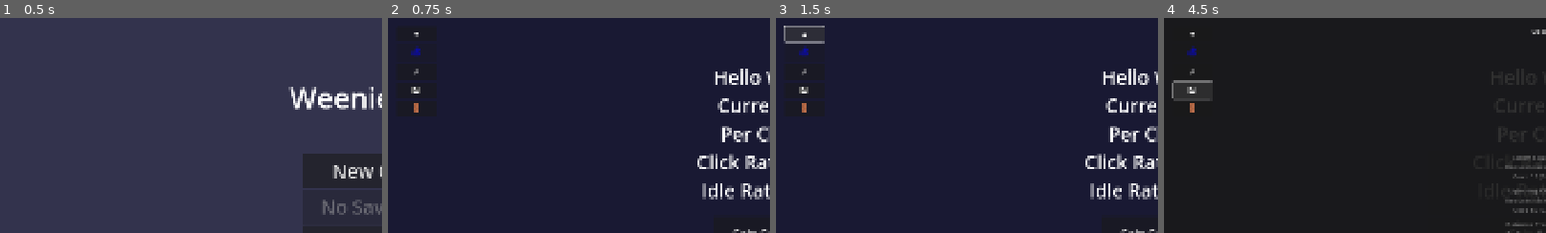
Above: before the commit, frames 1-4 (left to right).
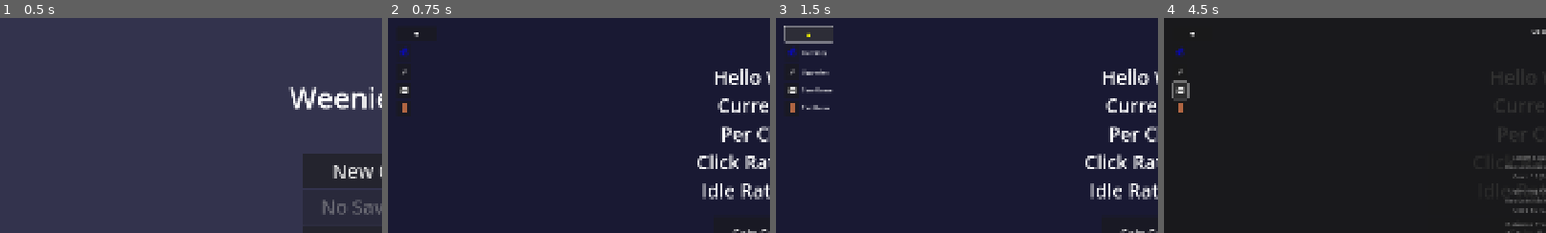
Above: after the commit, the same moments.

Repository: aaronleebrooks/weenieworld
Game: Godot game, scene res://scenes/main_menu/MainMenu.tscn
The game is run twice, just before and just after one commit, with the same random seed, the same clock (stepped at 60 frames per second) and the same inputs.
Inputs:
- Up to frame 1 (0.5 s): no input
- Up to frame 2 (0.75 s): click "New Game" at 0.5 s
- Up to frame 3 (1.5 s): click "▼" at 1.25 s
- Up to frame 4 (4.5 s): click "▲" at 2 s; click "Gain Currency" at 2.75 s; click "⚡" at 3.5 s; click "💾" at 4.25 s
The pictures show only the part of the screen within x 0-50%, y 0-50%; the shares and areas given below are measured in that part.

Frame 1 is identical in both runs. In frame 2, 0.5% of the frame differs, in the area x 3-9%, y 6-44%; in frame 3, 1.0%, in the area x 3-15%, y 3-44%; in frame 4, 0.7%.

Commit message:
Improve tooltip system with instant display and smart state management
- Add instant tooltip display with zero delay on hover
- Implement smart tooltip management: disabled when labels are visible
- Add HBoxContainer layout to position labels next to icons
- Fix icon visibility issues in container structure
- Add comprehensive debug logging for tooltip states
- Ensure clean interface: either tooltips OR labels, never both
- Add proper responsive sizing for icon-label containers
- Improve user experience with immediate feedback on hover

Diff:
--- a/scenes/game/Game.gd
+++ b/scenes/game/Game.gd
@@ -19,6 +19,8 @@
 # Tooltip management
 var tooltips_always_visible: bool = false
 var tooltip_toggle_button: Button
+var icon_labels: Dictionary = {}  # Store label nodes for each icon
+var icon_containers: Dictionary = {}  # Store container references
 
 func _ready():
 	print("Game: _ready() called")
@@ -64,11 +66,17 @@
 	tooltip_toggle_button.custom_minimum_size = Vector2(30, 30)
 	tooltip_toggle_button.pressed.connect(_on_tooltip_toggle_pressed)
 
+	# Add styling to make it more visible
+	tooltip_toggle_button.add_theme_color_override("font_color", Color.WHITE)
+	tooltip_toggle_button.add_theme_color_override("font_hover_color", Color.YELLOW)
+	tooltip_toggle_button.tooltip_text = "Toggle tooltips"
+
 	# Add to top-left menu
 	top_left_menu.add_child(tooltip_toggle_button)
 	top_left_menu.move_child(tooltip_toggle_button, 0)  # Move to top
 
 	print("DEBUG: Tooltip toggle button created")
+	print("DEBUG: Tooltip toggle button connected to signal: ", tooltip_toggle_button.pressed.get_connections().size(), " connections")
 
 func _setup_currency_icon():
 	"""Setup currency icon as non-clickable with blue text"""
@@ -87,7 +95,43 @@
 
 func _setup_icon_tooltip(icon: Button, tooltip_text: String):
 	"""Setup tooltip for a specific icon"""
+	# Set tooltip to show instantly
 	icon.tooltip_text = tooltip_text
+
+	# Set tooltip to show immediately on hover (0 delay)
+	icon.add_theme_constant_override("tooltip_delay", 0)
+
+	# Create HBoxContainer to group icon and label
+	var container = HBoxContainer.new()
+	container.add_theme_constant_override("separation", 5)  # Small gap between icon and label
+
+	# Create label for header name
+	var label = Label.new()
+	label.text = tooltip_text
+	label.horizontal_alignment = HORIZONTAL_ALIGNMENT_LEFT
+	label.vertical_alignment = VERTICAL_ALIGNMENT_CENTER
+	label.add_theme_font_size_override("font_size", 12)
+	label.add_theme_color_override("font_color", Color.WHITE)
+	label.visible = false  # Initially hidden
+	label.custom_minimum_size = Vector2(80, 0)  # Fixed width for label
+
+	# Get the icon's current position in the menu
+	var icon_index = icon.get_index()
+
+	# Remove icon from menu temporarily
+	top_left_menu.remove_child(icon)
+
+	# Add icon and label to container
+	container.add_child(icon)
+	container.add_child(label)
+
+	# Add container to menu at the same position
+	top_left_menu.add_child(container)
+	top_left_menu.move_child(container, icon_index)
+
+	# Store references
+	icon_labels[icon] = label
+	icon_containers[icon] = container
 
 	# Connect mouse enter/exit events for hover behavior
 	icon.mouse_entered.connect(_on_icon_mouse_entered.bind(icon))
@@ -97,33 +141,63 @@
 	if not tooltips_always_visible:
 		icon.tooltip_text = ""
 
+	print("DEBUG: Created container for icon: ", tooltip_text)
+
 func _on_tooltip_toggle_pressed():
 	"""Toggle tooltip visibility"""
+	print("DEBUG: Tooltip toggle button pressed!")
 	tooltips_always_visible = !tooltips_always_visible
 
 	# Update toggle button appearance
 	if tooltips_always_visible:
 		tooltip_toggle_button.text = "▲"  # Up arrow
-		_show_all_tooltips()
+		_show_all_labels()
+		_disable_all_tooltips()  # Disable tooltips when labels are shown
+		print("DEBUG: Labels shown, tooltips disabled")
 	else:
 		tooltip_toggle_button.text = "▼"  # Down arrow
-		_hide_all_tooltips()
+		_hide_all_labels()
+		_enable_all_tooltips()  # Enable tooltips when labels are hidden
+		print("DEBUG: Labels hidden, tooltips enabled")
 
 	print("DEBUG: Tooltips always visible: ", tooltips_always_visible)
 
-func _show_all_tooltips():
-	"""Show tooltips for all icons"""
-	currency_icon.tooltip_text = "Currency"
-	upgrade_icon.tooltip_text = "Upgrades"
-	save_icon.tooltip_text = "Save Game"
-	exit_icon.tooltip_text = "Exit Game"
-
-func _hide_all_tooltips():
-	"""Hide tooltips for all icons"""
-	currency_icon.tooltip_text = ""
-	upgrade_icon.tooltip_text = ""
-	save_icon.tooltip_text = ""
-	exit_icon.tooltip_text = ""
+func _show_all_labels():
+	"""Show header name labels for all icons"""
+	for icon in icon_labels:
+		var label = icon_labels[icon]
+		if label:
+			label.visible = true
+	print("DEBUG: All labels shown")
+
+func _hide_all_labels():
+	"""Hide header name labels for all icons"""
+	for icon in icon_labels:
+		var label = icon_labels[icon]
+		if label:
+			label.visible = false
+	print("DEBUG: All labels hidden")
+
+func _disable_all_tooltips():
+	"""Disable tooltips for all icons"""
+	for icon in icon_labels:
+		icon.tooltip_text = ""
+	print("DEBUG: All tooltips disabled")
+
+func _enable_all_tooltips():
+	"""Enable tooltips for all icons"""
+	for icon in icon_labels:
+		var tooltip_text = ""
+		if icon == currency_icon:
+			tooltip_text = "Currency"
+		elif icon == upgrade_icon:
+			tooltip_text = "Upgrades"
+		elif icon == save_icon:
+			tooltip_text = "Save Game"
+		elif icon == exit_icon:
+			tooltip_text = "Exit Game"
+		icon.tooltip_text = tooltip_text
+	print("DEBUG: All tooltips enabled")
 
 func _on_icon_mouse_entered(icon: Button):
 	"""Show tooltip on mouse enter if not always visible"""
@@ -139,11 +213,13 @@
 			tooltip_text = "Exit Game"
 
 		icon.tooltip_text = tooltip_text
+		print("DEBUG: Tooltip shown for icon: ", tooltip_text)
 
 func _on_icon_mouse_exited(icon: Button):
 	"""Hide tooltip on mouse exit if not always visible"""
 	if not tooltips_always_visible:
 		icon.tooltip_text = ""
+		print("DEBUG: Tooltip hidden for icon")
 
 func _on_viewport_size_changed():
 	print("Game: Viewport size changed")
@@ -170,8 +246,11 @@
 	# Update icon menu sizing
 	if top_left_menu:
 		var icon_size = max(30, min(viewport_size.x * 0.02, 50))  # 2% of viewport width
+		print("DEBUG: Processing ", top_left_menu.get_child_count(), " children in top_left_menu")
+
 		for child in top_left_menu.get_children():
 			if child is Button:
+				# Handle standalone buttons (like tooltip toggle)
 				child.custom_minimum_size = Vector2(icon_size, icon_size)
 				child.add_theme_font_size_override("font_size", icon_size * 0.6)
 
@@ -179,6 +258,21 @@
 				if child == tooltip_toggle_button:
 					child.add_theme_font_size_override("font_size", icon_size * 0.4)  # Smaller font for caret
 					print("DEBUG: Tooltip toggle button sized")
+			elif child is HBoxContainer:
+				# Handle icon-label containers
+				print("DEBUG: Processing HBoxContainer with ", child.get_child_count(), " children")
+				for container_child in child.get_children():
+					if container_child is Button:
+						# Icon button
+						container_child.custom_minimum_size = Vector2(icon_size, icon_size)
+						container_child.add_theme_font_size_override("font_size", icon_size * 0.6)
+						print("DEBUG: Icon sized in container: ", container_child.text)
+					elif container_child is Label:
+						# Label next to icon
+						var label_font_size = max(10, min(icon_size * 0.4, 14))  # Slightly larger font for labels
+						container_child.add_theme_font_size_override("font_size", label_font_size)
+						container_child.custom_minimum_size = Vector2(80, icon_size)  # Match icon height
+						print("DEBUG: Label sized in container: ", container_child.text)
 
 		print("Game: Icon menu updated with percentage-based sizing")
 
